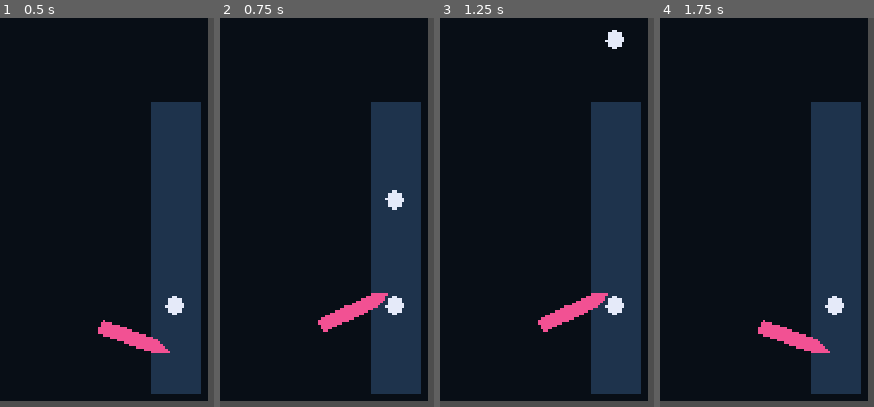
Above: before the commit, frames 1-4 (left to right).
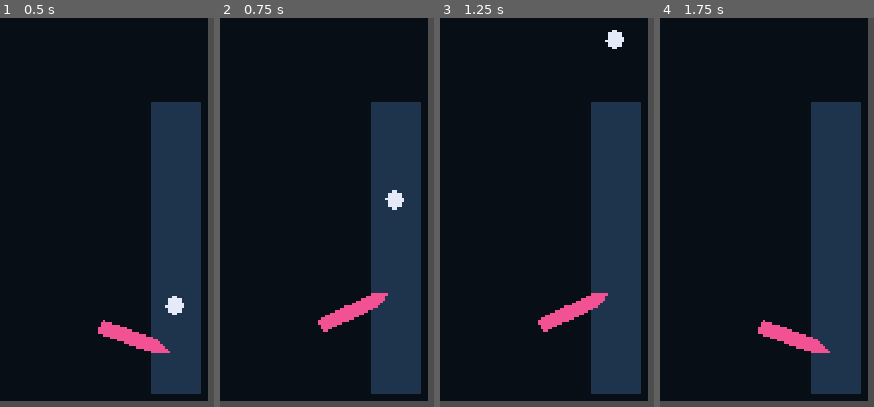
Above: after the commit, the same moments.

Repository: Nairolf138/NairolFlipper
Game: Godot game, scene res://scenes/app/Main.tscn
Two runs of this game, one before a commit and one after it. Both use one fixed random seed, a clock stepped at 60 frames per second and the inputs below.
Inputs (mouse positions are % of the whole screen's width and height, from its top left):
- Up to frame 1 (0.5 s): no input
- Up to frame 2 (0.75 s): tap Enter at 0.5 s; move the mouse to (73, 45) at 0.52 s; hold D (flipper_right) from 0.53 s (still down); hold Space (launch_ball) from 0.53 s (still down); click (73, 45) at 0.67 s
- Up to frame 3 (1.25 s): keep holding D (flipper_right); keep holding Space (launch_ball)
- Up to frame 4 (1.75 s): release D (flipper_right) at 1.25 s; release Space (launch_ball) at 1.25 s; drag from (29, 55) to (outside the picture) at 1.27 s
The pictures show only the part of the screen within x 50-100%, y 50-100%; the shares and areas given below are measured in that part.

Frame 1 is identical in both runs. In frame 2, 0.3% of the frame differs, in the area x 77-86%, y 71-77%; in frame 3, 0.3%; in frame 4, 0.3%.

Commit message:
fix: keep inactive balls hidden

Diff:
--- a/scripts/app/main.gd
+++ b/scripts/app/main.gd
@@ -112,5 +112,7 @@
 	game_over = false
 	score_manager.reset_score()
 	status_label.text = "BALL 1 / 3"
-	for ball in balls:
+	for index in balls.size():
+		var ball: Node = balls[index]
 		ball.reset_ball(ball.spawn_position)
+		ball.visible = index == active_ball_index
Not shown, changed: AUTONOMY_STATE.md
Not shown, changed: docs/BACKLOG.md
Not shown, changed: tests/test_bootstrap.py
